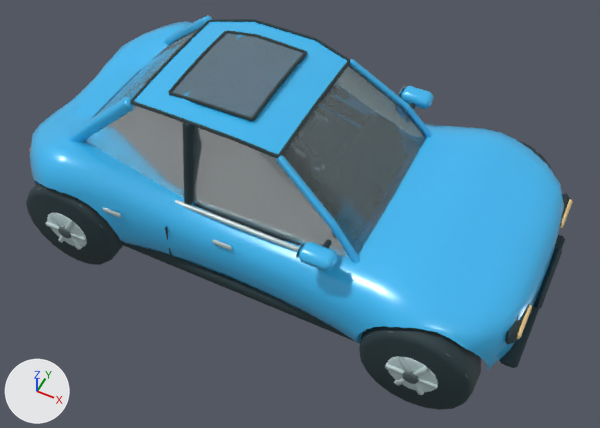
The glTF model public/models/compact.glb: old version first, new version second.
Rendered twice from a 50 mm camera at (0.957, -1.871, 2.467) aimed at (0.071, -0.1, 0.253). Every picture has the same lights, and +X, +Y and +Z are marked at lower left. The older version comes first. Vertices at exactly the same position are counted once.

Objects in the first picture: 'Automotive glass.003', 'Paint compact', 'Rolling wheels.003', 'Tyre rubber.003', 'Wheel hubs.003' and 2 more.
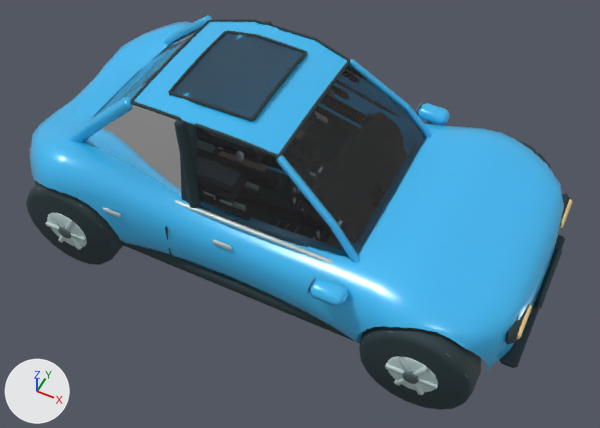
Boxes (x1, y1, x2, y2) around the edits, measured in the pictures (600 x 428 px; the box of a moved part takes in the faces that stretch with it):
'Automotive glass.003', surface changed, reshaped: (84, 27, 427, 258) in both
part 1 of me_rounded_hatchback_shell, moved or reshaped: before (400, 86, 434, 109); after (309, 277, 348, 307)
part 2 of me_rounded_hatchback_shell, added (blue): after (417, 103, 450, 126)
part 3 of me_rounded_hatchback_shell, moved or reshaped (not visible afterwards): before (304, 250, 337, 271)
part 4 of me_contoured_passenger_windscreen_001, added: after (84, 116, 349, 258)
part 5 of me_cube_849, added: after (193, 124, 198, 188)
part 6 of me_cube_849, moved or reshaped (not visible afterwards): before (322, 239, 332, 248)
part 7 of me_cube_849, built on: before (183, 122, 193, 204); after (169, 114, 308, 247)
part 8 of me_cube_849, reshaped: after (254, 20, 315, 40)

What the commit changed:
In material 'Automotive glass' (mat_automotive_glass), transmission_weight goes from 0.82 to 1.0.
me_rounded_hatchback_shell is used by ob_paint_compact; location (0.0, 0.0, 0.0).
me_rounded_hatchback_shell had 1281 vertices, 2467 faces and spanned x -0.94..0.93, y -0.49..0.49, z 0.12..0.72.
me_rounded_hatchback_shell now has 1329 vertices, 2555 faces and spans x -0.94..0.93, y -0.5..0.5, z 0.12..0.72.
me_rounded_hatchback_shell part 1: the loose piece of 24 vertices spanning x 0.23..0.35, y 0.38..0.45, z 0.46..0.51 is moved by (0.06, -0.88, -0.09).
me_rounded_hatchback_shell part 2: the loose piece of 24 vertices spanning x 0.23..0.35, y 0.38..0.45, z 0.46..0.51 is copied, and the copy is moved by (0.06, 0.04, -0.09); it spans x 0.29..0.41, y 0.42..0.5, z 0.36..0.42.
me_rounded_hatchback_shell part 3: 24 vertices moved from x 0.23..0.35, y -0.45..-0.38, z 0.46..0.51 to x 0.3..0.4, y -0.41..-0.38, z 0.34..0.38.
Other edits to the shape of me_rounded_hatchback_shell do not show in these pictures.
me_contoured_passenger_windscreen_001 is used by ob_automotive_glass_003; location (0.0, 0.0, 0.0).
me_contoured_passenger_windscreen_001 had 49 vertices, 60 faces and spanned x -0.78..0.4, y -0.335..0.335, z 0.387..0.734.
me_contoured_passenger_windscreen_001 now has 57 vertices, 64 faces and spans x -0.78..0.4, y -0.335..0.335, z 0.387..0.734.
me_contoured_passenger_windscreen_001 part 4: 4 vertices added at x -0.256..-0.204, y -0.331..-0.281, z 0.389..0.716.
Other edits to the shape of me_contoured_passenger_windscreen_001 do not show in these pictures.
me_cube_849 is used by ob_tyre_rubber_003; location (0.0, 0.0, 0.0).
me_cube_849 had 1896 vertices, 3496 faces and spanned x -0.99..0.95, y -0.43..0.43, z 0.12..0.74.
me_cube_849 now has 2096 vertices, 3852 faces and spans x -0.99..0.95, y -0.44..0.44, z 0.12..0.74.
me_cube_849 part 5: the loose piece of 24 vertices spanning x -0.78..0.4, y -0.34..-0.32, z 0.38..0.4 is copied, and the copy is multiplied about its middle by the matrix ((0.002, -0.278, 0.0), (0.04, 0.0, -0.275), (0.275, 0.002, 0.04)), then moved by (-0.01, 0.02, 0.16); it spans x -0.21..-0.2, y -0.34..-0.28, z 0.39..0.72.
me_cube_849 part 6: the loose piece of 24 vertices spanning x 0.28..0.3, y -0.4..-0.33, z 0.46..0.49 is scaled about its middle by (1, 0.564, 0.856), then moved by (0.06, -0.06, -0.1).
me_cube_849 part 7: 12 vertices moved from x -0.24..-0.22, y -0.35..-0.27, z 0.4..0.72 to x -0.27..-0.19, y -0.35..-0.27, z 0.39..0.72; 11 vertices removed from x -0.24..-0.22, y -0.35..-0.27, z 0.4..0.71; 63 vertices added at x -0.27..-0.19, y -0.35..-0.28, z 0.38..0.72.
me_cube_849 part 8: 12 vertices moved from x -0.24..-0.22, y 0.27..0.34, z 0.4..0.72 to x -0.27..-0.2, y 0.27..0.35, z 0.39..0.72; 10 vertices removed from x -0.24..-0.22, y 0.28..0.35, z 0.4..0.72; 62 vertices added at x -0.27..-0.19, y 0.27..0.35, z 0.38..0.72.
Other edits to the shape of me_cube_849 do not show in these pictures.
